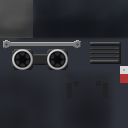
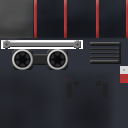
Comparing the layer stacks of the two 128x128 images. Changes:
added layer "Layer 11 copy 3" above "Layer 11 copy 2" over <box>126,0,128,38</box>
added layer "Layer 11 copy 2" above "Layer 11 copy" over <box>96,0,99,38</box>
added layer "Layer 11 copy" above "Layer 11" over <box>64,0,67,38</box>
added layer "Layer 11" above "UV" over <box>34,0,37,38</box>
removed layer "Background" over <box>1,0,128,49</box>
added layer "Layer 0" over <box>1,0,128,49</box>
